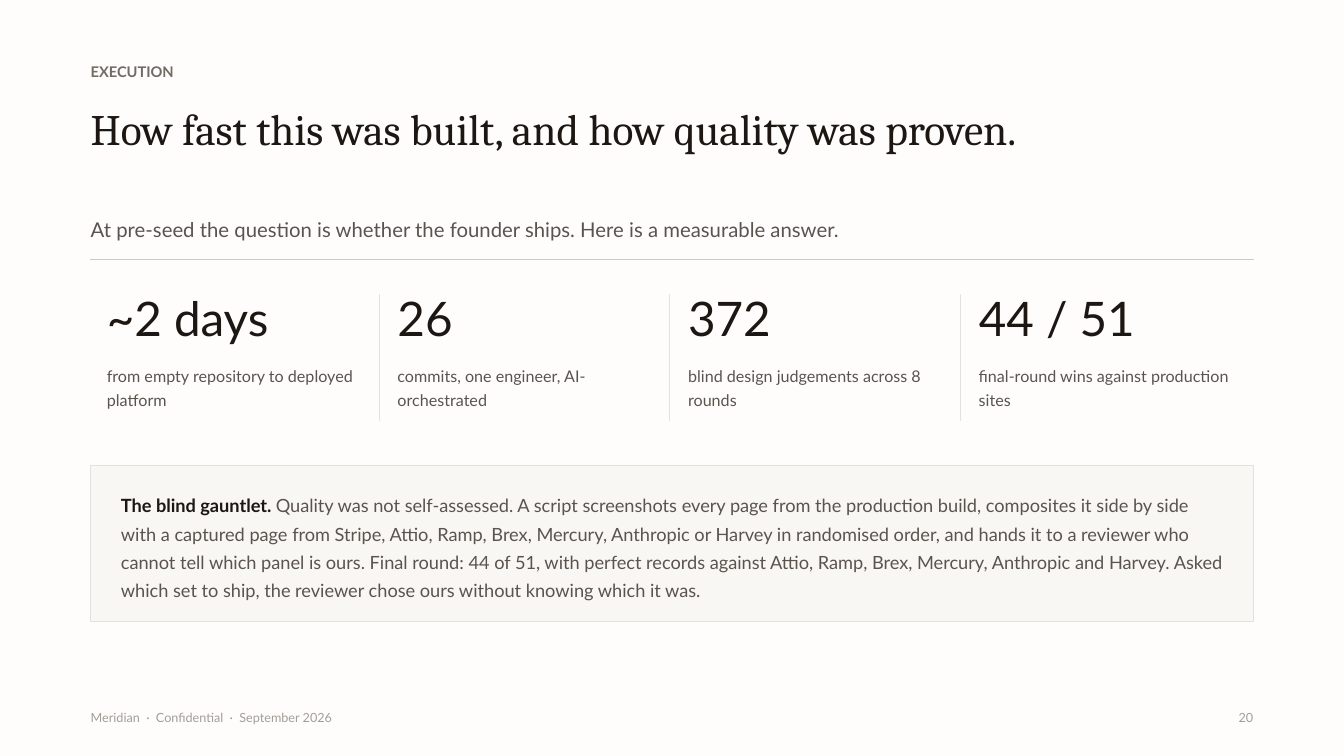
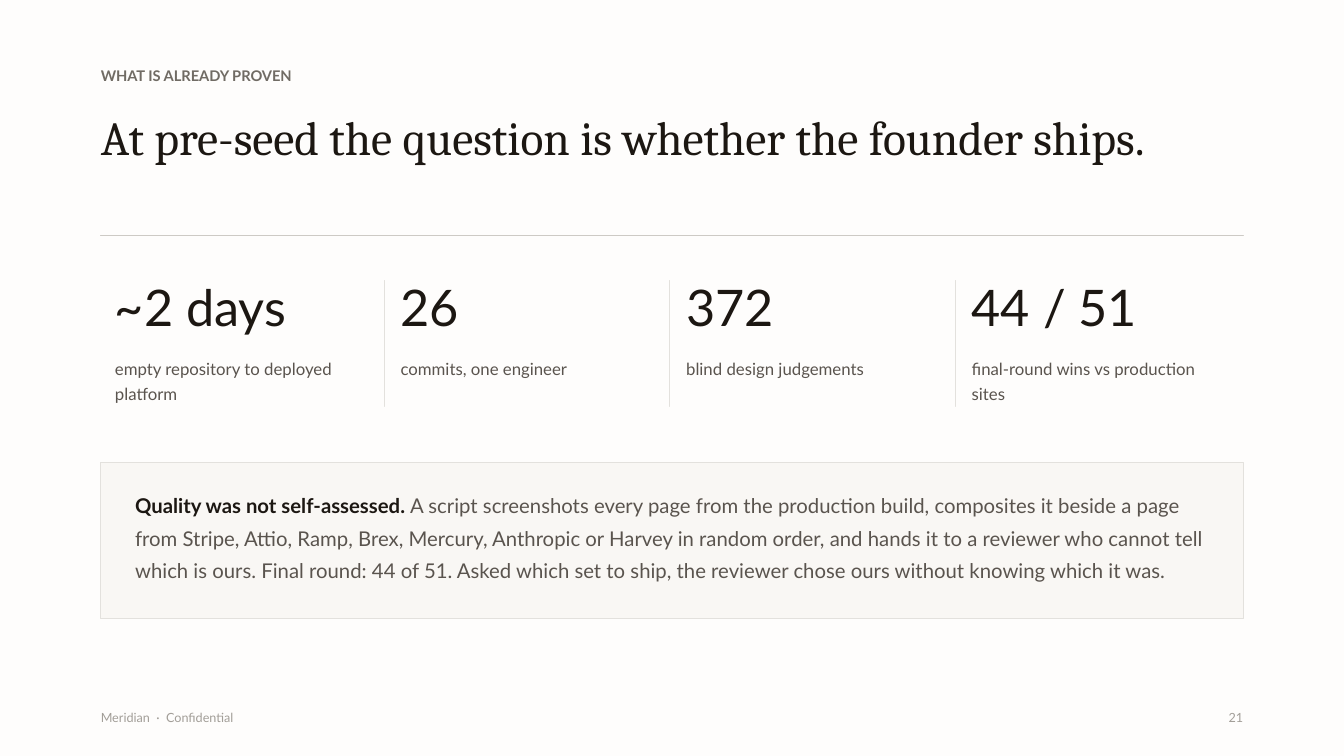
Before and after one commit to alessoh/enterprise-hr-finance, a slide deck: slide 21 of Meridian-Investor-Deck.pptx (slide 20 before the commit). Drawn at 1344x756 pixels with LibreOffice and Linux fonts; fonts in the diff are those of the drawing. Boxes give left, top, right and bottom in pixels: in the first picture for what was removed or moved away, otherwise in the second. Text is boxed around its words. In the diff, an @@ line names an element or a change of style, - is before the commit and + after.

```diff
--- a/Meridian-Investor-Deck.pptx
+++ b/Meridian-Investor-Deck.pptx
@@ text at <box>101,70,292,81</box>: text changed @@
-EXECUTION
+WHAT IS ALREADY PROVEN
@@ text removed at <box>91,114,1016,155</box> @@
-How fast this was built, and how quality was proven.
@@ text at <box>101,121,1144,165</box>: text changed; size 14.5 to 34 pt; font Lato to Cambria; text colour #5A544E to #1C1712 @@
-At pre-seed the question is whether the founder ships. Here is a measurable answer.
+At pre-seed the question is whether the founder ships.
@@ rectangle: place and size @@
-rectangle at <box>91,259,1253,259</box>
+rectangle at <box>101,236,1243,236</box>
@@ text "~2 days": place and size @@
-text "~2 days" at <box>107,301,268,344</box>
+text "~2 days" at <box>115,289,286,335</box>
@@ rectangle: place and size @@
-rectangle at <box>379,294,379,420</box>
+rectangle at <box>384,280,384,406</box>
@@ text "26": place and size @@
-text "26" at <box>397,301,452,337</box>
+text "26" at <box>401,289,459,327</box>
@@ rectangle: place and size @@
-rectangle at <box>670,294,670,420</box>
+rectangle at <box>670,280,670,406</box>
@@ text "372": place and size @@
-text "372" at <box>688,301,771,337</box>
+text "372" at <box>686,289,774,327</box>
@@ rectangle: place and size @@
-rectangle at <box>961,294,961,420</box>
+rectangle at <box>956,280,956,406</box>
@@ size 34 to 36 pt in 4 elements at <box>401,289,459,327</box>, <box>686,289,774,327</box>, <box>115,289,286,335</box>, <box>972,289,1137,327</box> @@
@@ text "44 / 51": place and size @@
-text "44 / 51" at <box>979,301,1135,337</box>
+text "44 / 51" at <box>972,289,1137,327</box>
@@ text at <box>115,362,332,403</box>: text changed; size 11.5 to 12 pt @@
-from empty repository to deployed platform
+empty repository to deployed platform
@@ text at <box>401,363,567,378</box>: text changed; size 11.5 to 12 pt @@
-commits, one engineer, AI-orchestrated
+commits, one engineer
@@ text at <box>686,362,863,378</box>: text changed; size 11.5 to 12 pt @@
-blind design judgements across 8 rounds
+blind design judgements
@@ text at <box>972,362,1195,400</box>: text changed; size 11.5 to 12 pt @@
-final-round wins against production sites
+final-round wins vs production sites
@@ rectangle: place and size @@
-rectangle at <box>91,466,1253,622</box>
+rectangle at <box>101,463,1243,619</box>
@@ text at <box>135,498,1203,582</box>: text changed; size 13 to 14.5 pt @@
-The blind gauntlet. Quality was not self-assessed. A script screenshots every page from the production build, composites it side by side with a captured page from Stripe, Attio, Ramp, Brex, Mercury, Anthropic or Harvey in randomised order, and hands it to a reviewer who cannot tell which panel is ours. Final round: 44 of 51, with perfect records against Attio, Ramp, Brex, Mercury, Anthropic and Harvey. Asked which set to ship, the reviewer chose ours without knowing which it was.
+Quality was not self-assessed. A script screenshots every page from the production build, composites it beside a page from Stripe, Attio, Ramp, Brex, Mercury, Anthropic or Harvey in random order, and hands it to a reviewer who cannot tell which is ours. Final round: 44 of 51. Asked which set to ship, the reviewer chose ours without knowing which it was.
@@ text at <box>101,713,233,722</box>: text changed @@
-Meridian · Confidential · September 2026
+Meridian · Confidential
@@ text added at <box>1229,713,1244,722</box>, 9 pt, text #A29E98 @@
+21
@@ text removed at <box>1239,713,1254,722</box> @@
-20
```
Also in this commit, not shown: 10 other slides changed, 13 slides added, 13 slides removed, 1 other file.
